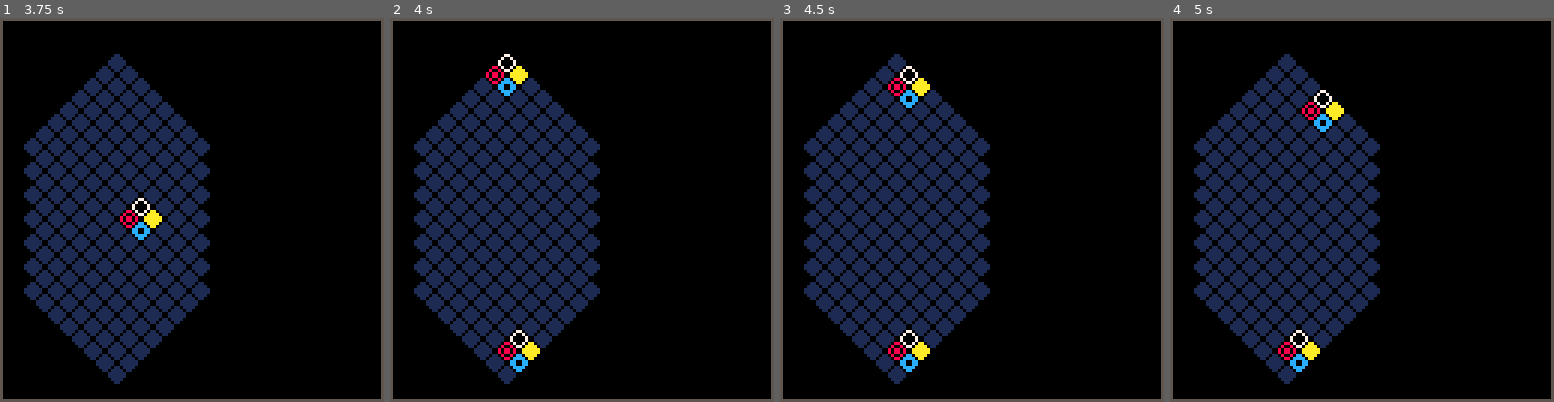
Above: before the commit, frames 1-4 (left to right).
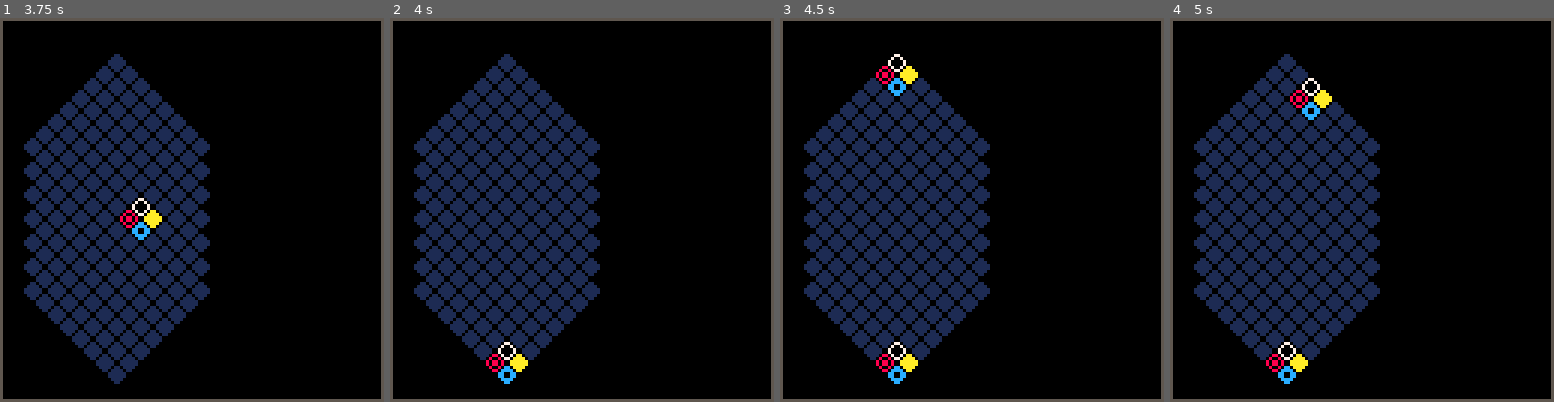
Above: after the commit, the same moments.

Repository: andrewedstrom/picolumia
Game: PICO-8 cartridge picolumia.p8
The game is run twice, just before and just after one commit, with the same random seed, the same clock (stepped at 60 frames per second) and the same inputs.
Inputs:
- Up to frame 1 (3.75 s): hold Right 1.6-2.1 s; hold Right 2.47-3.03 s; hold Left 3.08-3.58 s; hold Down from 3.63 s (still down)
- Up to frame 2 (4 s): release Down at 3.97 s
- Up to frame 3 (4.5 s): hold Right from 4.02 s (still down)
- Up to frame 4 (5 s): release Right at 4.68 s

Frame 1 is identical in both runs. In frame 2, 1.4% of the frame differs, in the area x 25-40%, y 9-96%; in frame 3, 1.7%; in frame 4, 1.7%.

Commit message:
fix little bug

Diff:
--- a/picolumia.p8
+++ b/picolumia.p8
@@ -73,7 +73,7 @@
 
         player.x = next_x
         player.y = next_y
-    elseif next_y <= 0 then
+    elseif next_y < 0 then
         new_quad()
     else
         local next_action = new_quad
@@ -282,7 +282,6 @@
 end
 
 function x_for_next_row(current_y, current_x)
-    -- either current x or x-1
     if is_odd(current_y) then
         return current_x
     end
